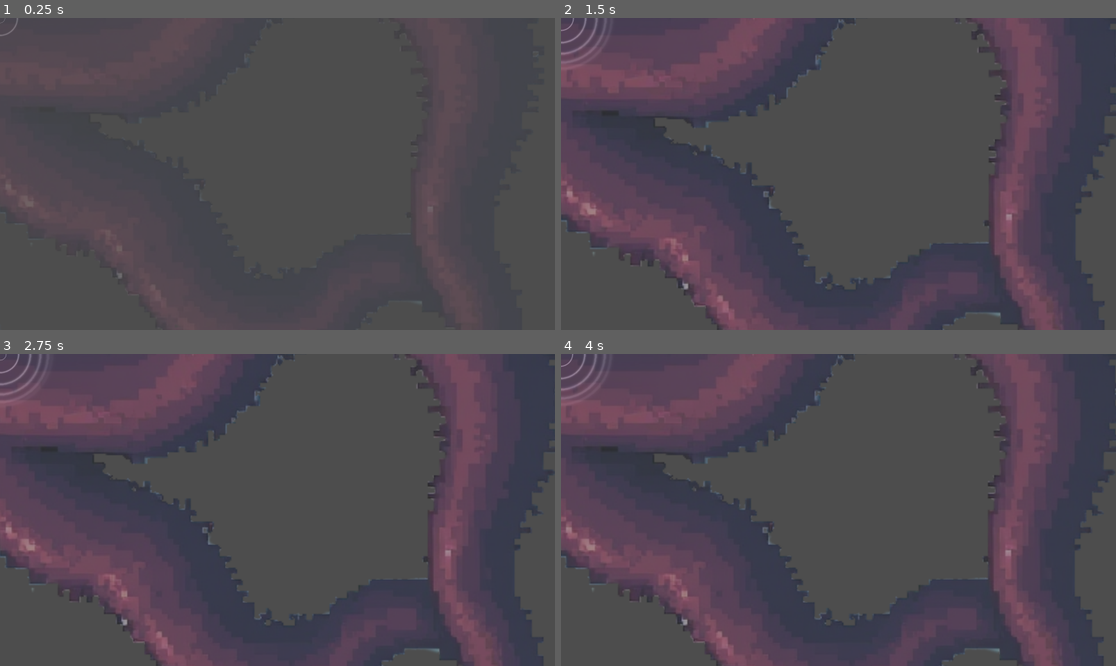
Above: before the commit, frames 1-4 (two rows, left to right).
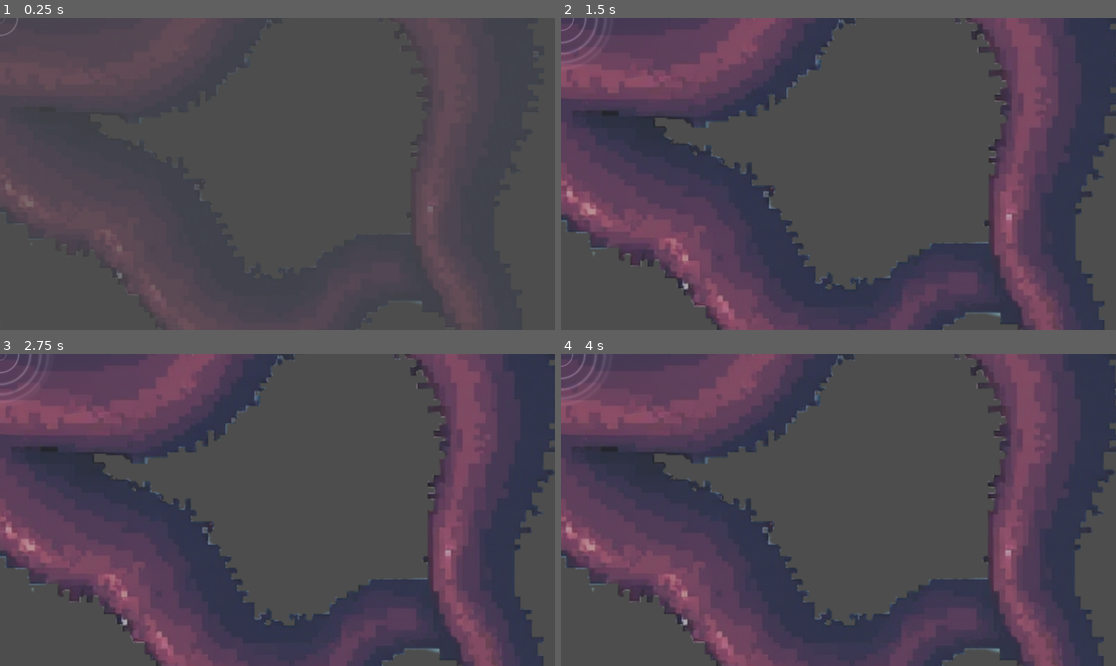
Above: after the commit, the same moments.

Repository: HephaistosForge/OceanDreamer
Game: Godot game, scene res://entities/enemies/boss/boss.tscn
The game is run twice, just before and just after one commit, with the same random seed, the same clock (stepped at 60 frames per second) and the same inputs. This scene is started directly instead of the project's main scene. Sound files missing from this copy of the repository are replaced by a short silence.
Inputs (mouse positions are in pixels of both pictures, inside the frame that each line leads up to):
- Up to frame 1 (0.25 s): no input
- Up to frame 2 (1.5 s): move the mouse to (960, 158) at 0.52 s; hold D (turn_right) 0.53-1.25 s; hold Space (shoot) 0.53-1.25 s; click (960, 158) at 0.67 s; drag from (727, 189) to (810, 236) at 1.27 s
- Up to frame 3 (2.75 s): move the mouse to (333, 441) at 2.02 s; hold D (turn_right) from 2.03 s (still down); hold Space (shoot) from 2.03 s (still down)
- Up to frame 4 (4 s): release D (turn_right) at 2.75 s; release Space (shoot) at 2.75 s; drag from (810, 572) to (672, 463) at 2.77 s; move the mouse to (1005, 556) at 3.52 s; hold A (turn_left) from 3.53 s (still down); hold Space (shoot) from 3.53 s (still down)

The runs differ from the first frame. In frame 2, less than 0.1% of the frame differs, in the area x 1-82%, y 0-87%; in frame 3, less than 0.1%; in frame 4, less than 0.1%, in the area x 0-81%, y 0-87%.
Error in both runs: Invalid access to property or key 'to_next_level' on a base object of type 'null instance'. (res://entities/enemies/waves/spawner.gd:18)

Commit message:
minor fixes

Diff:
--- a/entities/enemies/boss/boss.tscn
+++ b/entities/enemies/boss/boss.tscn
@@ -19,7 +19,7 @@
 max_hp = 2000.0
 
 [node name="Sprite2D" parent="." index="0"]
-modulate = Color(1, 1, 1, 0.478431)
+modulate = Color(1, 1, 1, 0.627451)
 scale = Vector2(5, 5)
 texture = ExtResource("2_qffa2")
 
--- a/entities/enemies/large/large.tscn
+++ b/entities/enemies/large/large.tscn
@@ -18,7 +18,7 @@
 ripple_scale = 0.6
 
 [node name="Sprite2D" parent="." index="0"]
-modulate = Color(1, 1, 1, 0.478431)
+modulate = Color(1, 1, 1, 0.627451)
 texture = ExtResource("2_gmatp")
 
 [node name="CollisionShape2D" parent="." index="1"]
--- a/entities/enemies/medium/medium.tscn
+++ b/entities/enemies/medium/medium.tscn
@@ -14,7 +14,7 @@
 ripple_scale = 0.4
 
 [node name="Sprite2D" parent="." index="0"]
-modulate = Color(1, 1, 1, 0.478431)
+modulate = Color(1, 1, 1, 0.627451)
 texture = ExtResource("2_ea1b2")
 
 [node name="CollisionShape2D" parent="." index="1"]
--- a/entities/enemies/monster.gd
+++ b/entities/enemies/monster.gd
@@ -16,7 +16,7 @@
 var elapsed_time = 0
 
 func blend_coloring(color):
-	$Sprite2D.self_modulate = $Sprite2D.self_modulate.blend(color.lightened(0.5))
+	$Sprite2D.self_modulate = $Sprite2D.self_modulate.blend(color.lightened(0.7))
 
 func _ready():
 	super()
--- a/entities/enemies/small/small.tscn
+++ b/entities/enemies/small/small.tscn
@@ -16,7 +16,7 @@
 ripple_scale = 0.3
 
 [node name="Sprite2D" parent="." index="0"]
-modulate = Color(1, 1, 1, 0.478431)
+modulate = Color(1, 1, 1, 0.627451)
 texture = ExtResource("2_y4y8f")
 
 [node name="CollisionShape2D" parent="." index="1"]
